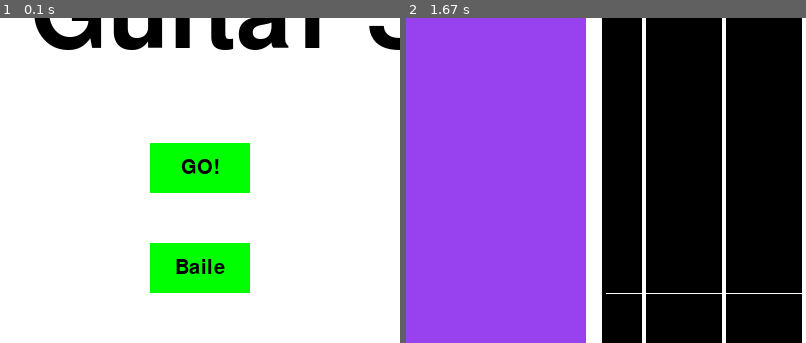
Above: before the commit, frames 1-2 (left to right).
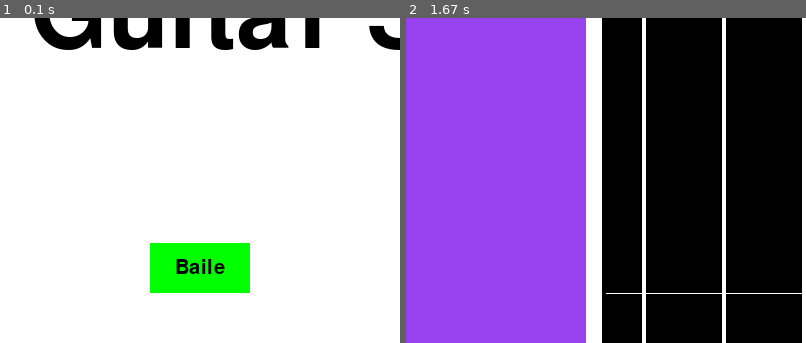
Above: after the commit, the same moments.

Repository: claraluques/projeto-dsoft
Game: pygame game, started from modificacoes_elisa.py
Two runs of this game, one before a commit and one after it. Both use one fixed random seed, a clock stepped at 60 frames per second and the inputs below.
Inputs:
- Up to frame 1 (0.1 s): no input
- Up to frame 2 (1.67 s): click "Baile" at 0.42 s; tap T at 0.67 s
The pictures show only the part of the screen within x 0-50%, y 50-100%; the shares and areas given below are measured in that part.

The runs differ from the first frame. In frame 1, 3.8% of the frame differs, in the area x 37-63%, y 38-54%; in frame 2, nothing differs.

Commit message:
escolha de modo

Diff:
--- a/modificacoes_elisa.py
+++ b/modificacoes_elisa.py
@@ -189,7 +189,7 @@
         TextRect.center = ((display_width/2),(display_height/2))
         gameDisplay.blit(TextSurf, TextRect)
 
-        button("GO!",150,450,100,50,green,bright_green,loop_jogo)
+#        button("GO!",150,450,100,50,green,bright_green,loop_jogo)
         button("Quit",550,450,100,50,red,bright_red,sair_jogo)
         button("Baile",150,550,100,50,green,bright_green,escolha_modo1)
         button("Aleatoria",450,550,100,50,green,bright_green,escolha_modo2)
--- a/pygame tutorial.py
+++ b/pygame tutorial.py
@@ -1,5 +1,5 @@
 import pygame
-from classe_musicas import musicas as m
+import classe_musicas as m
 import classe_teclas as t
 
 def process_key(y, score):
@@ -53,12 +53,14 @@
 clock = pygame.time.Clock()
 crashed = False
 
-pygame.image.load
+
 
 guitarraImg = pygame.image.load('guitarra.png')
 guitarraImg = pygame.transform.scale(guitarraImg, (800,650))
 
 pause = False
+
+modo = 0 #0: modo normal 1: modo aleatorio
 
 #botoes = []
 #for i in range(5):
@@ -133,22 +135,44 @@
     textRect.center = ( (x+(w/2)), (y+(h/2)) )
     gameDisplay.blit(textSurf, textRect)
 
-def escolha_sair():
+def sair_jogo():
     global intro, escolha
     escolha = "Sair"
     intro = False
 
 
-def sair_jogo():
+def sair_jogo2():
     pygame.quit()
     quit()
 
+def escolha_modo1():
+    global modo
+    modo = 0
+    loop_jogo()
+
+def escolha_modo2():
+    global modo
+    modo = 1
+    loop_jogo()
 
 def game_intro():
     global intro, escolha
 
     intro = True
     escolha = ""
+
+#    clock = pygame.time.Clock()
+#    videointro = pygame.movie.Movie('.MPG')
+#    screen = pygame.display.set_mode(videointro.get_size())
+#    movie_screen = pygame.Surface(videointro.get_size()).convert()
+
+#    videointro.set_display(movie_screen)
+#    videointro.play()
+#
+
+    pygame.mixer.music.load('musicaintro.mp3')
+    pygame.mixer.music.play(0)
+    pygame.mixer.music.set_volume(0.2)
 
     while intro:
         for event in pygame.event.get():
@@ -156,6 +180,8 @@
             if event.type == pygame.QUIT:
                 pygame.quit()
                 quit()
+
+
 
         gameDisplay.fill(white)
         largeText = pygame.font.Font('freesansbold.ttf',100)
@@ -163,16 +189,18 @@
         TextRect.center = ((display_width/2),(display_height/2))
         gameDisplay.blit(TextSurf, TextRect)
 
-        button("GO!",150,450,100,50,green,bright_green,escolha_jogo)
-        button("Quit",550,450,100,50,red,bright_red,escolha_sair)
+#        button("GO!",150,450,100,50,green,bright_green,loop_jogo)
+        button("Quit",550,450,100,50,red,bright_red,sair_jogo)
+        button("Baile",150,550,100,50,green,bright_green,escolha_modo1)
+        button("Aleatoria",450,550,100,50,green,bright_green,escolha_modo2)
 
         pygame.display.update()
         clock.tick(15)
 
     if escolha == "Go":
-        loop_jogo()
+        loop_jogo2()
     else:
-        sair_jogo()
+        sair_jogo2()
 
 
 def unpause():
@@ -196,28 +224,30 @@
 
         button("Continue",150,450,100,50,green,bright_green,unpause)
         button("Menu",350,450,100,50,blue,bright_blue,game_intro)
-        button("Quit",550,450,100,50,red,bright_red,sair_jogo)
+        button("Quit",550,450,100,50,red,bright_red,sair_jogo2)
 
         pygame.display.update()
         clock.tick(15)
 
 
-def escolha_jogo():
+def loop_jogo():
     global intro, escolha
     escolha = "Go"
     intro = False
 
 
-def loop_jogo():
-
-    musica1 = m.musica1(pygame)
+def loop_jogo2():
+    ganhou = False
+
+    musica1 = m.musica(modo)
     listay1 = musica1[0]
     listay2 = musica1[1]
     listay3 = musica1[2]
     listay4 = musica1[3]
     listay5 = musica1[4]
 
-    x = 190
+
+    x = (190)
 
     #y1 =random.randrange(-600,0)
     #y2 =random.randrange(-600,0)
@@ -236,6 +266,8 @@
 
     crashed = False
 
+#    videointro.stop()
+
     while not crashed:
         global pause
 
@@ -244,38 +276,61 @@
         pygame.draw.line(gameDisplay, white ,[200,600], [600,600], 1)
 
         Score(score)
+
+        miny = display_height+50
 
         for i in range (len(listay1)):
             y1 = listay1[i]
             t.tecla1(x, y1, gameDisplay)
             listay1[i] += y_change
+            if y1 < miny:
+                miny = y1
+
+
         for i in range (len(listay2)):
             y2 = listay2[i]
             t.tecla2(x, y2, gameDisplay)
             listay2[i] += y_change
+            if y2 < miny:
+                miny = y2
+
         for i in range (len(listay3)):
             y3 = listay3[i]
             t.tecla3(x, y3, gameDisplay)
             listay3[i] += y_change
+            if y3 < miny:
+                miny = y3
+
         for i in range (len(listay4)):
             y4 = listay4[i]
             t.tecla4(x, y4, gameDisplay)
             listay4[i] += y_change
+            if y4 < miny:
+                miny = y4
+
         for i in range (len(listay5)):
             y5 = listay5[i]
             t.tecla5(x, y5, gameDisplay)
             listay5[i] += y_change
+            if y5 < miny:
+                miny = y5
+        print (miny)
+
+        if miny >= display_height:
+            musica1 = m.musica(modo)
+            listay1 = musica1[0]
+            listay2 = musica1[1]
+            listay3 = musica1[2]
+            listay4 = musica1[3]
+            listay5 = musica1[4]
+
 
         for event in pygame.event.get():
             if event.type == pygame.QUIT:
                 crashed = True
             if event.type == pygame.KEYDOWN:
-                if event.key == pygame.K_s:
-                    y_change = 5
-                elif event.key == pygame.K_UP:
-                    y_change = -5
-
-                elif event.key == pygame.K_q:
+
+                if event.key == pygame.K_q:
                     for i in range (len(listay1)):
                         y1 = listay1[i]
                         score = process_key(y1, score)
@@ -328,7 +383,10 @@
     #    if y5 > display_height:
     #        y5 = random.randrange(-300,0)
 
+
         if score == 100:
+            ganhou = True
+        if ganhou == True:
             crashed = True
 
         pygame.display.update()
